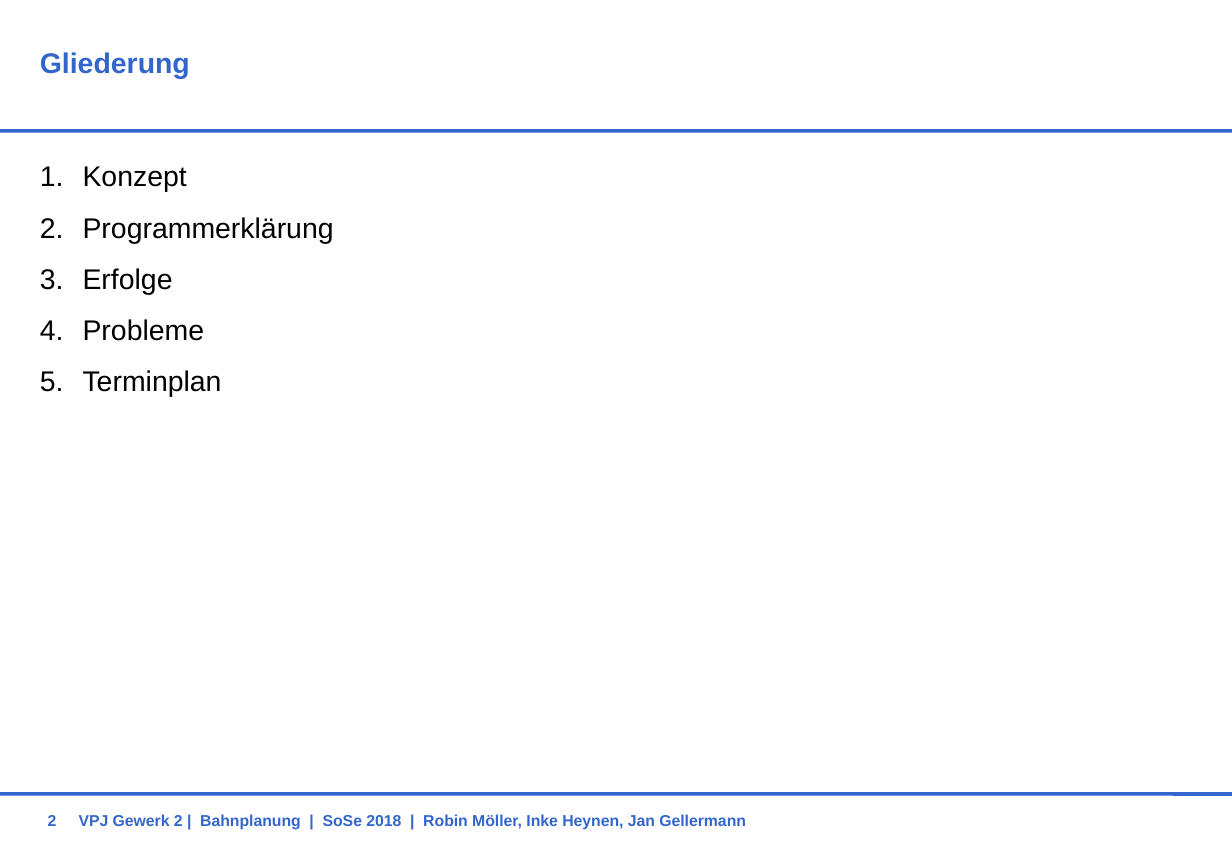
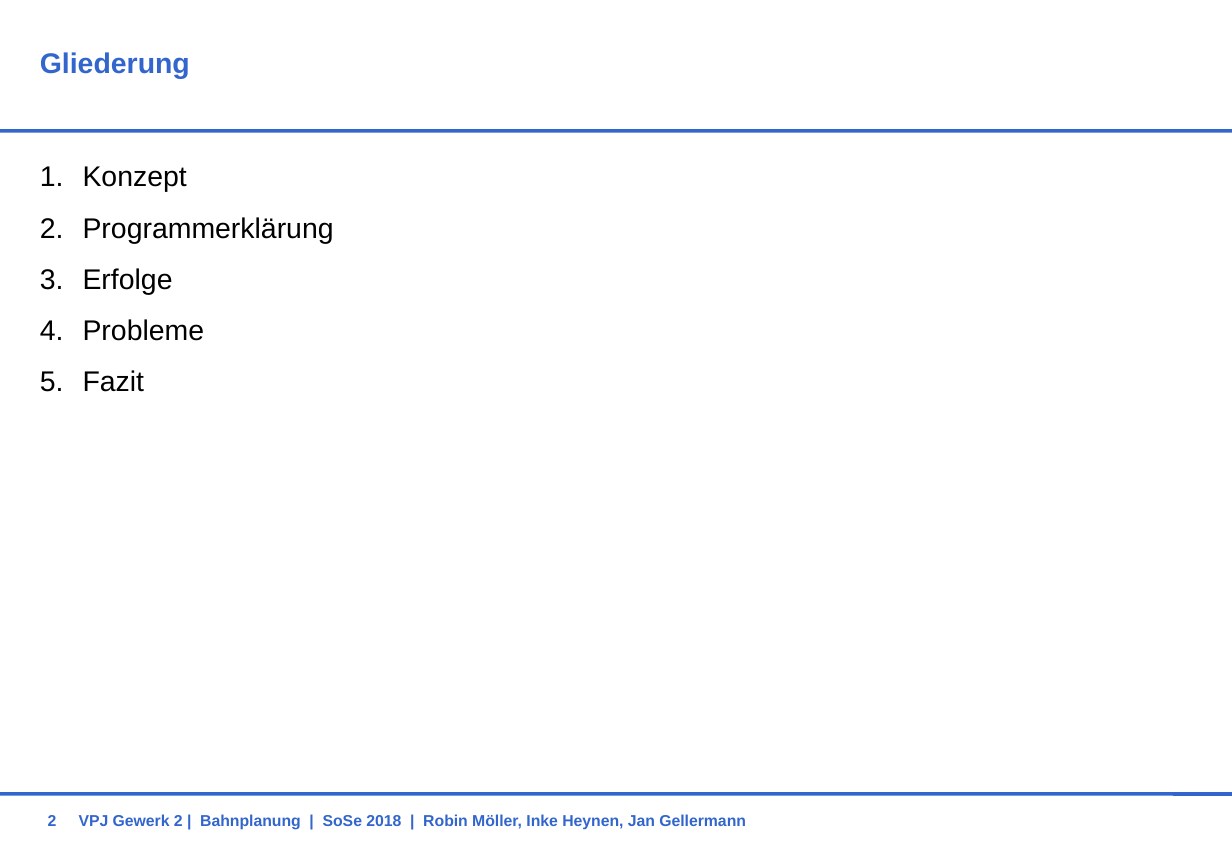
Before and after one commit to RobinMoeller/VPJ-Gewerk-2, a slide deck: slide 2 of Präsentationen/Endpräsi.pptx. Drawn at 1232x853 pixels with LibreOffice and Linux fonts; fonts in the diff are those of the drawing; background and template pictures are left out. Boxes give left, top, right and bottom in pixels: in the first picture for what was removed or moved away, otherwise in the second. Text is boxed around its words. In the diff, an @@ line names an element or a change of style, - is before the commit and + after.

```diff
--- a/Präsentationen/Endpräsi.pptx
+++ b/Präsentationen/Endpräsi.pptx
@@ text at (x1=83, y1=370, x2=144, y2=392): text changed @@
-5. Terminplan
+5. Fazit
```
Also in this commit, not shown: 3 other slides changed, 1 other file.
